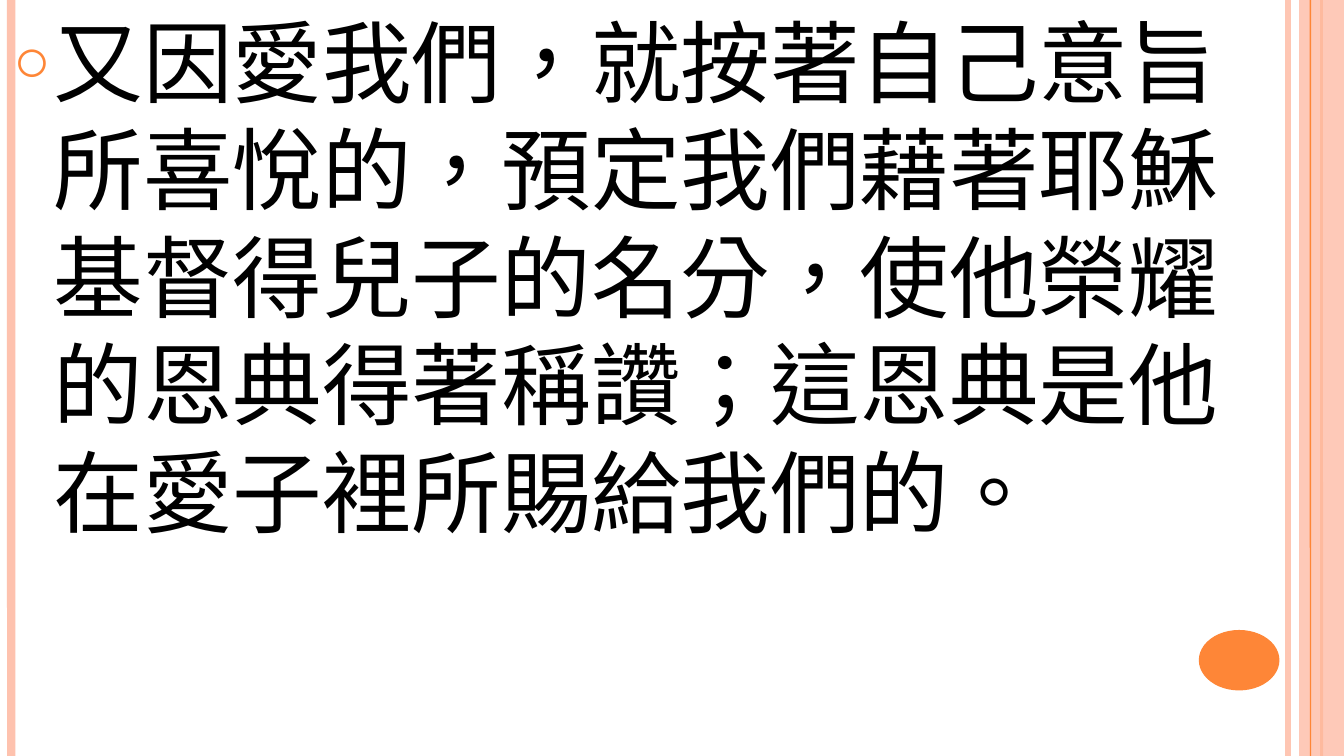
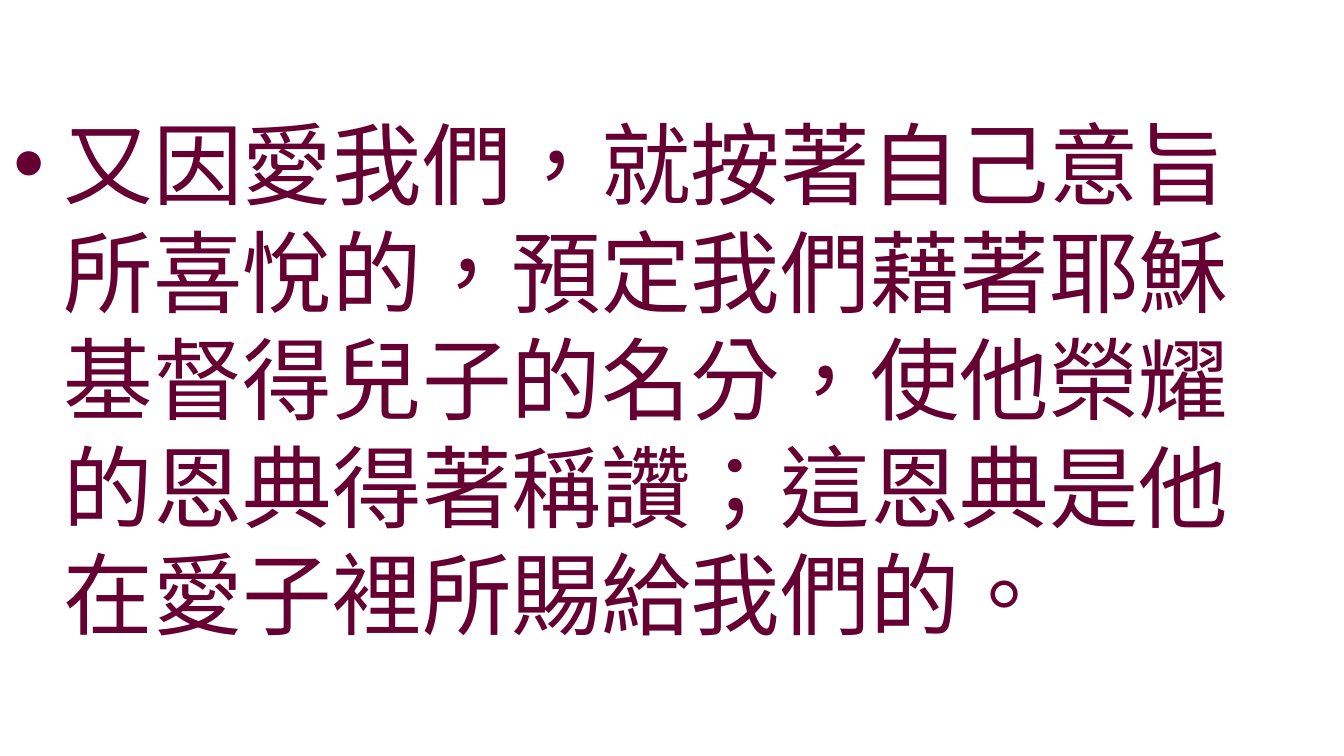
Before and after one commit to batisuoc/worship-resources, a slide deck: slide 3 of 30脫離罪惡.pptx. Drawn at 1344x756 pixels with LibreOffice and Linux fonts; fonts in the diff are those of the drawing; background and template pictures are left out. Boxes give left, top, right and bottom in pixels: in the first picture for what was removed or moved away, otherwise in the second. Text is boxed around its words. In the diff, an @@ line names an element or a change of style, - is before the commit and + after.

```diff
--- a/30脫離罪惡.pptx
+++ b/30脫離罪惡.pptx
@@ text "又因愛我們，就按著自己意旨所喜悅的，預定我們藉著耶穌基督得兒子的名分，使他榮耀的恩典得著稱讚；這恩典是他在愛子裡所賜給我 ..." at <box>64,122,1229,636</box>: text colour #000000 to #660033; bullet ○ to •; more space between paragraphs; vertical alignment top to middle @@
@@ line removed from (11, 0) to (11, 755) @@
@@ line removed from (1288, 0) to (1288, 755) @@
@@ rectangle removed at <box>1300,0,1344,755</box> @@
@@ line removed from (1310, 0) to (1310, 755) @@
@@ line removed from (1321, 0) to (1321, 755) @@
@@ ellipse removed at <box>1199,630,1279,691</box> @@
```
Also in this commit, not shown: 5 other slides changed, 1 other file.
